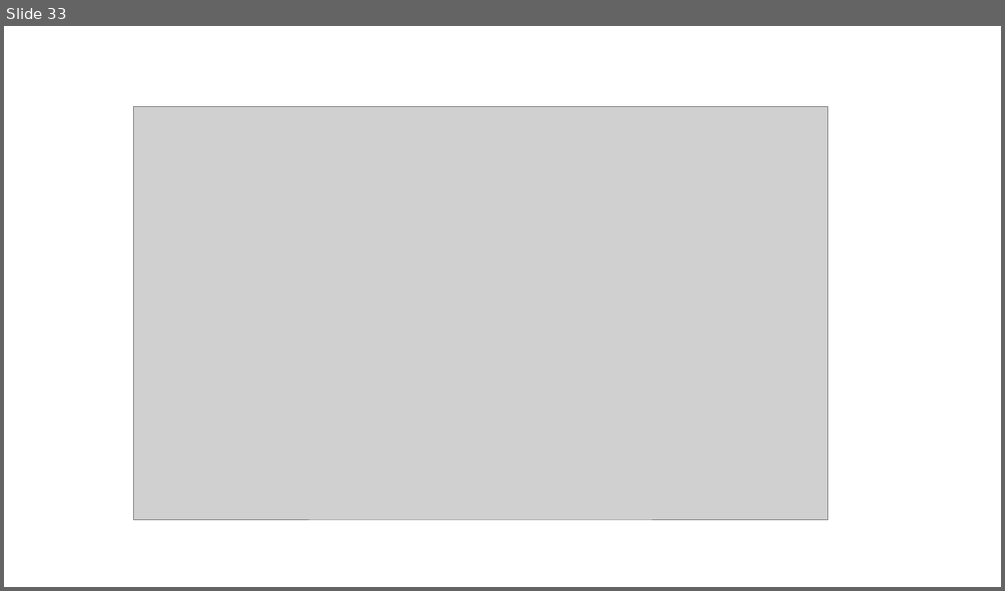
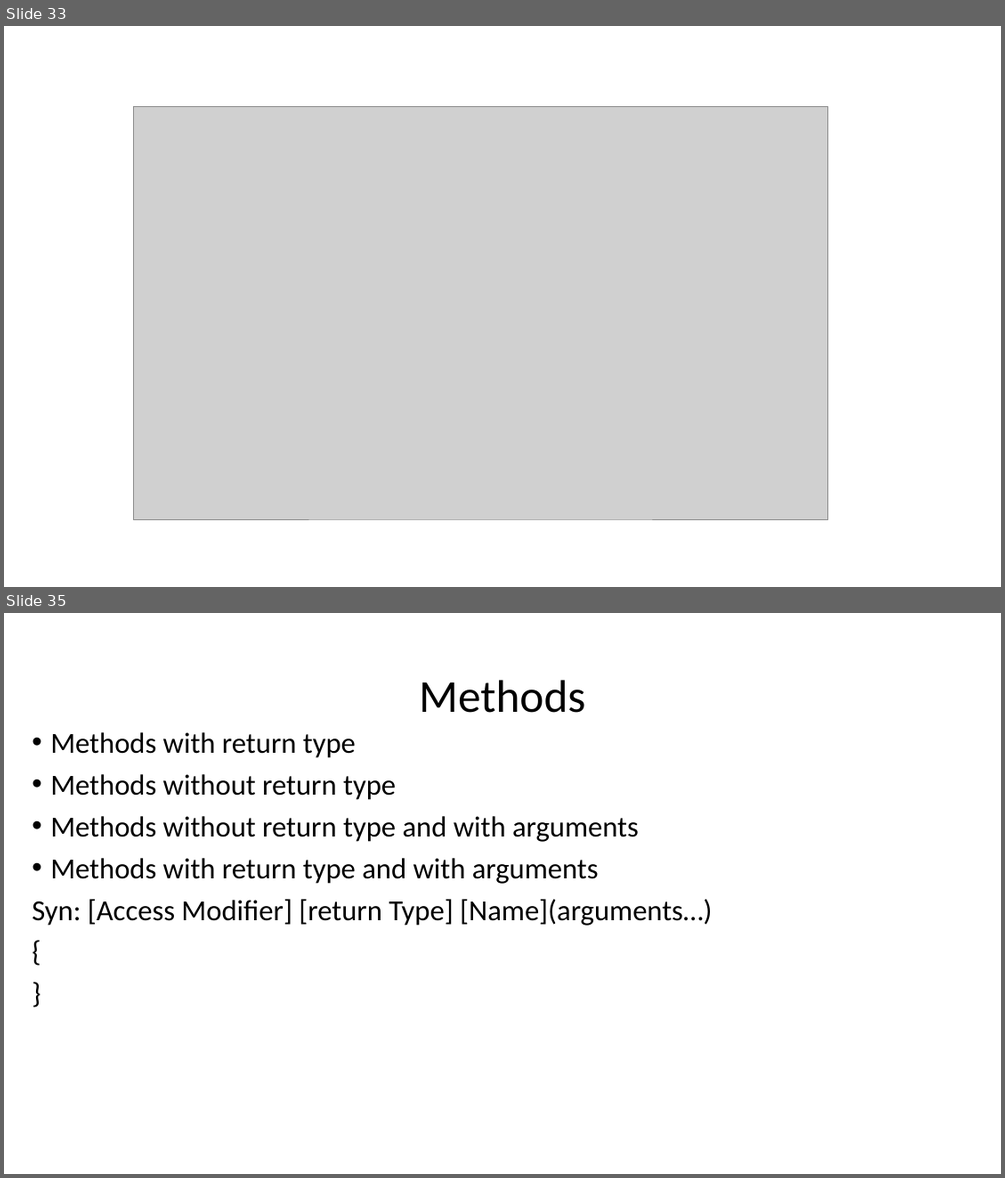
Before and after one commit to MadhuSudhan-Gangumolu/ppt, a slide deck: c#.pptx. Shown one above the other, each under a label of ours: slide 33 before the commit, slides 33 and 35 after it; the slides between them are not shown. The pictures are 1005x591 and 1005x1178 pixels, drawn with LibreOffice and Linux fonts; fonts in the diff are those of the drawing; grey boxes stand for pictures. Boxes give left, top, right and bottom in pixels: in the first picture for what was removed or moved away, otherwise in the second. Text is boxed around its words. In the diff, an @@ line names an element or a change of style, - is before the commit and + after.

```diff
--- a/c#.pptx
+++ b/c#.pptx
@@ slide 35 added at (4, 613, 1001, 1174), background #FFFFFF @@
@@ title added at (419, 680, 585, 713), 44 pt, text #000000 @@
+Methods
@@ text added at (32, 732, 712, 925), 28 pt, text #000000 @@
+• Methods with return type
+• Methods without return type
+• Methods without return type and with arguments
+• Methods with return type and with arguments
+Syn: [Access Modifier] [return Type] [Name](arguments…)
+{
+}
```
Also in this commit, not shown: 7 other slides added, 1 slide removed.
